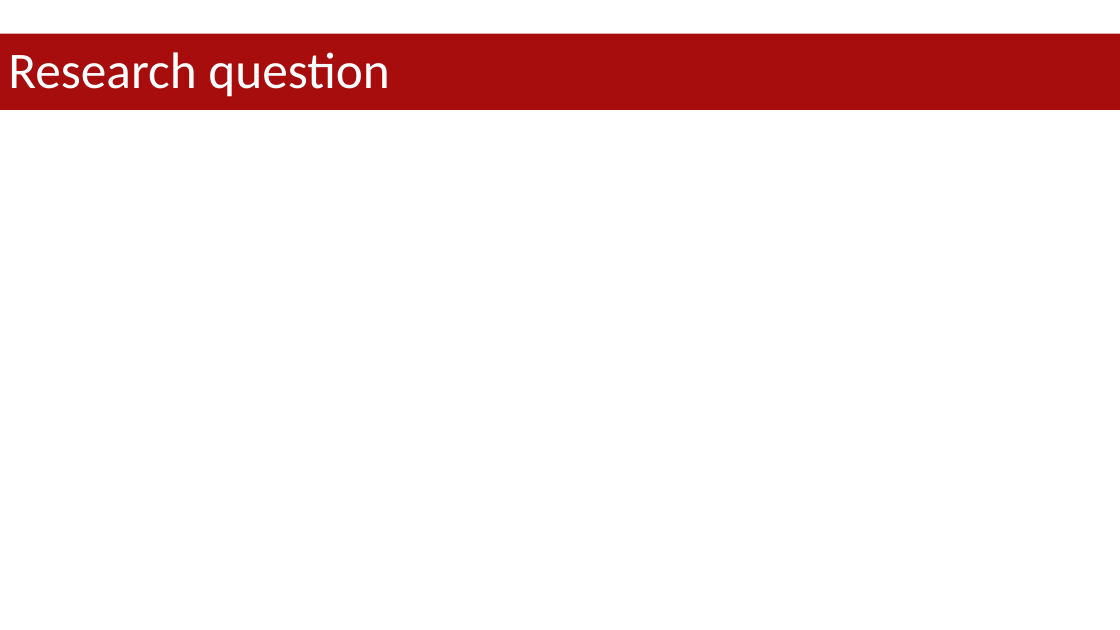
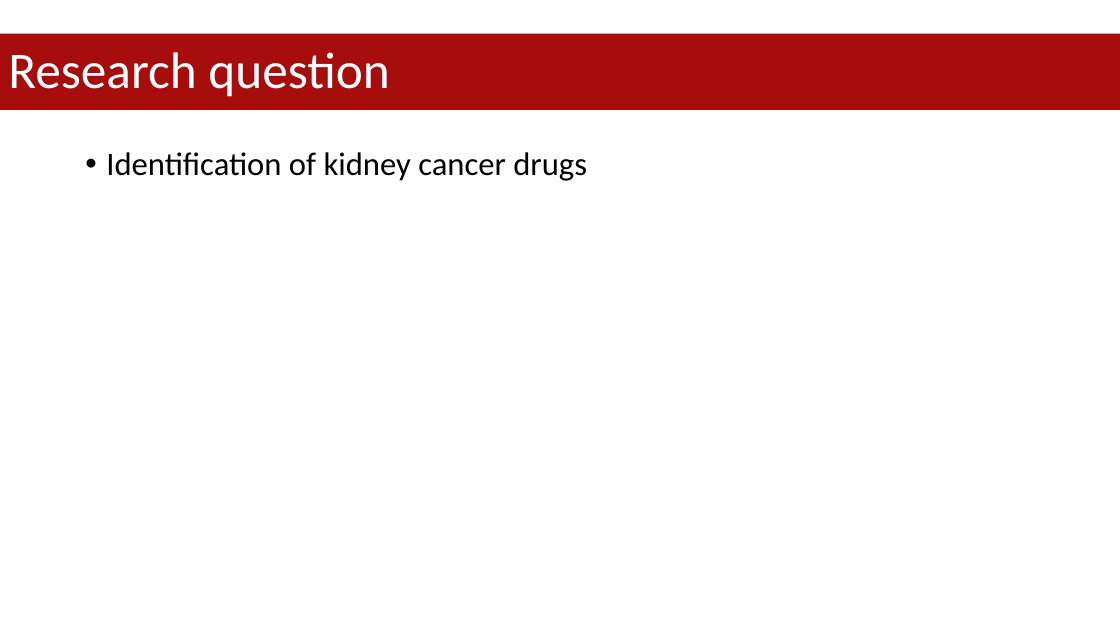
Before and after one commit to datascience-mobi-2023/topic05_team02, a slide deck: slide 2 of project proposal.pptx. Drawn at 1120x630 pixels with LibreOffice and Linux fonts; fonts in the diff are those of the drawing. Boxes give left, top, right and bottom in pixels: in the first picture for what was removed or moved away, otherwise in the second. Text is boxed around its words. In the diff, an @@ line names an element or a change of style, - is before the commit and + after.

```diff
--- a/project proposal.pptx
+++ b/project proposal.pptx
@@ text added at (106, 152, 587, 181), 28 pt, text #000000 @@
+• Identification of kidney cancer drugs
```
Also in this commit, not shown: 1 other slide changed, 10 slides added, 1 other file.
